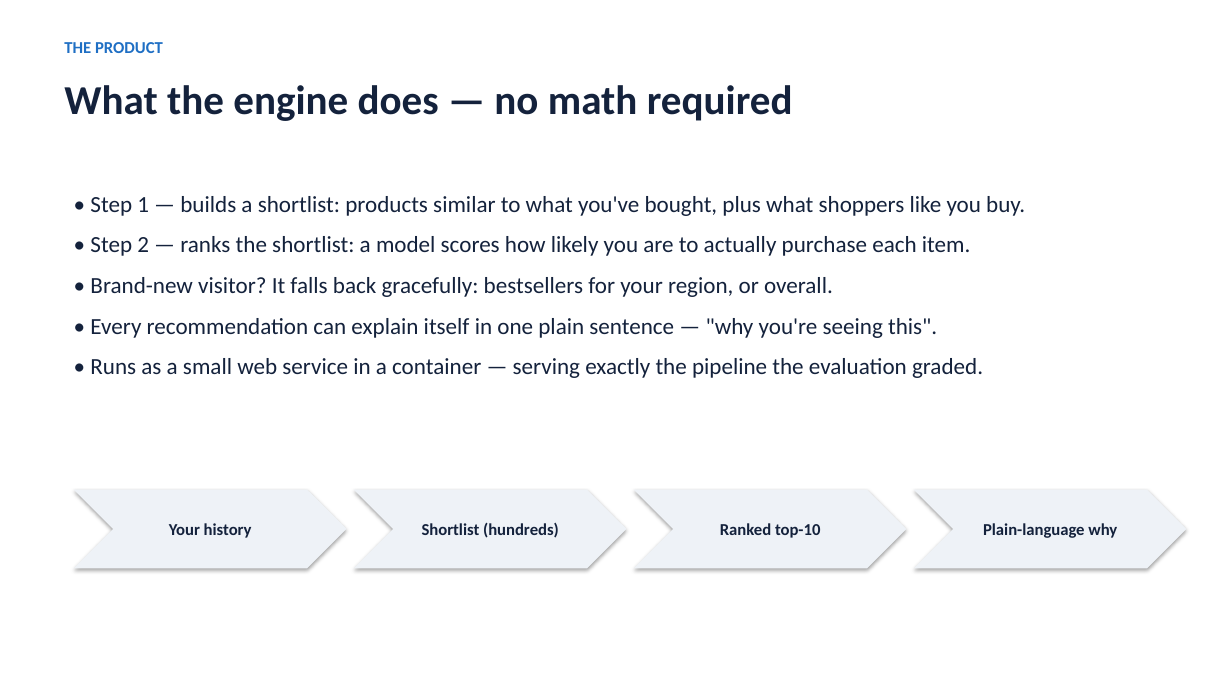
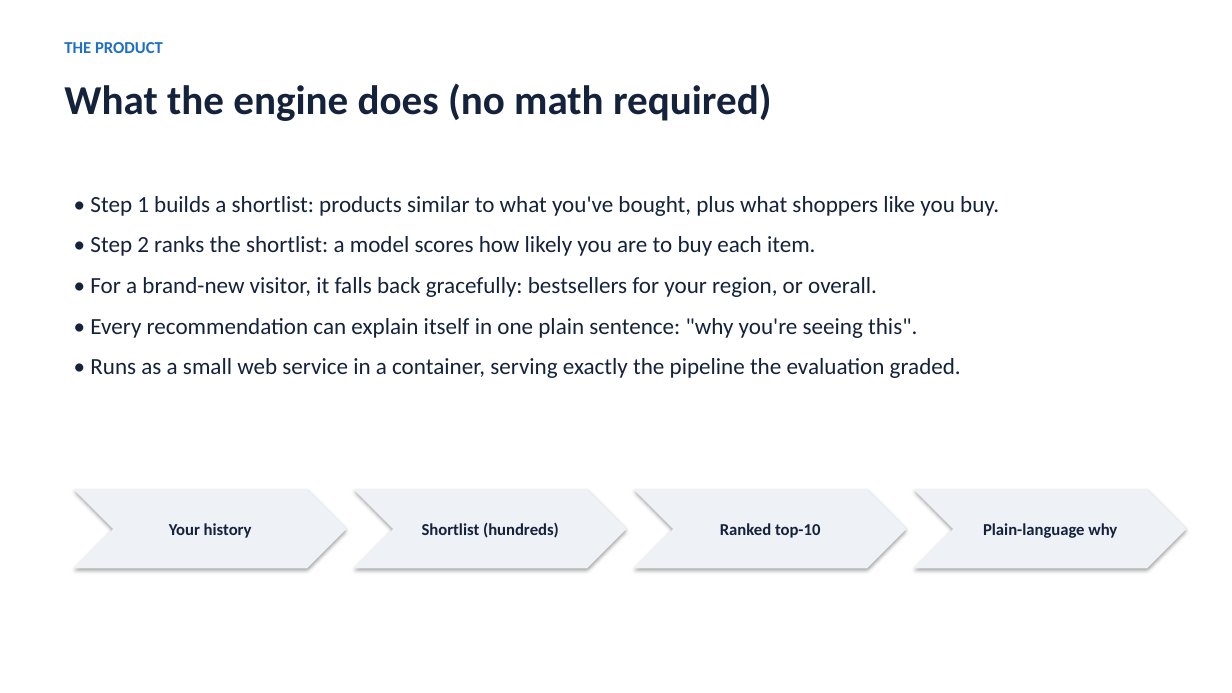
Before and after one commit to jmonzada/ecommerce-recommender-capstone, a slide deck: slide 4 of presentations/business_deck.pptx. Drawn at 1232x693 pixels with LibreOffice and Linux fonts; fonts in the diff are those of the drawing. Boxes give left, top, right and bottom in pixels: in the first picture for what was removed or moved away, otherwise in the second. Text is boxed around its words. In the diff, an @@ line names an element or a change of style, - is before the commit and + after.

Commit message:
docs: humanize submission prose (dash-free, de-AI'd) + portable technical deck PDF
Report, README, docs, and both decks rewritten to read naturally and carry
zero em/en dashes or arrow glyphs. An adversarial per-document check confirmed
humanization changed only wording: every number, CI, metric, figure reference,
and claim is preserved (verified against the pre-humanization version). Adds
presentations/technical_deck.pdf (portable, one landscape page per slide) so
the technical deck is viewable without a browser. 38 tests pass; lint clean.

```diff
--- a/presentations/business_deck.pptx
+++ b/presentations/business_deck.pptx
@@ text at [64,83,772,121]: text changed @@
-What the engine does — no math required
+What the engine does (no math required)
@@ text at [90,196,999,378]: text changed @@
-• Step 1 — builds a shortlist: products similar to what you've bought, plus what shoppers like you buy.
-• Step 2 — ranks the shortlist: a model scores how likely you are to actually purchase each item.
-• Brand-new visitor? It falls back gracefully: bestsellers for your region, or overall.
-• Every recommendation can explain itself in one plain sentence — "why you're seeing this".
-• Runs as a small web service in a container — serving exactly the pipeline the evaluation graded.
+• Step 1 builds a shortlist: products similar to what you've bought, plus what shoppers like you buy.
+• Step 2 ranks the shortlist: a model scores how likely you are to buy each item.
+• For a brand-new visitor, it falls back gracefully: bestsellers for your region, or overall.
+• Every recommendation can explain itself in one plain sentence: "why you're seeing this".
+• Runs as a small web service in a container, serving exactly the pipeline the evaluation graded.
```
Also in this commit, not shown: 7 other slides changed, 9 other files.
